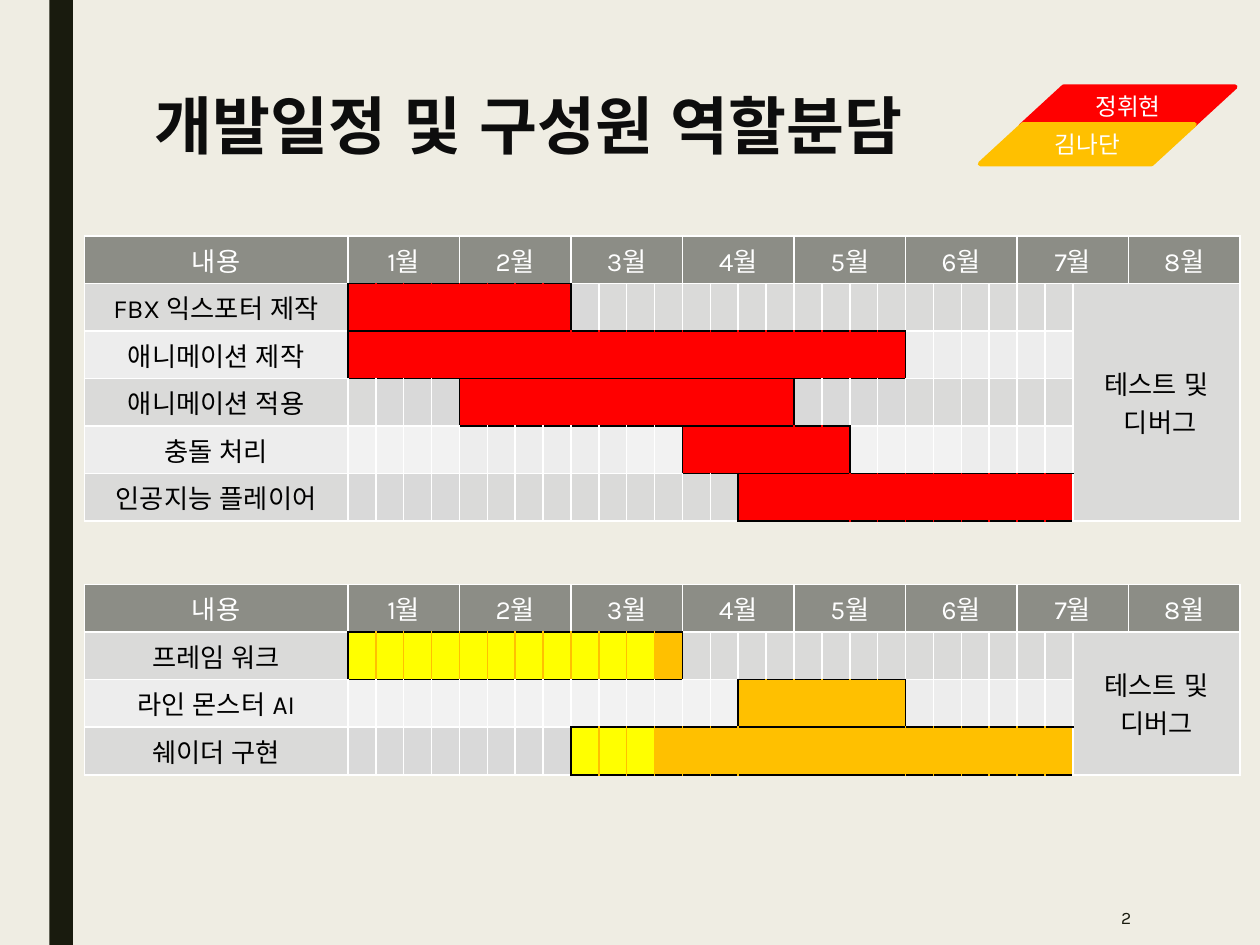
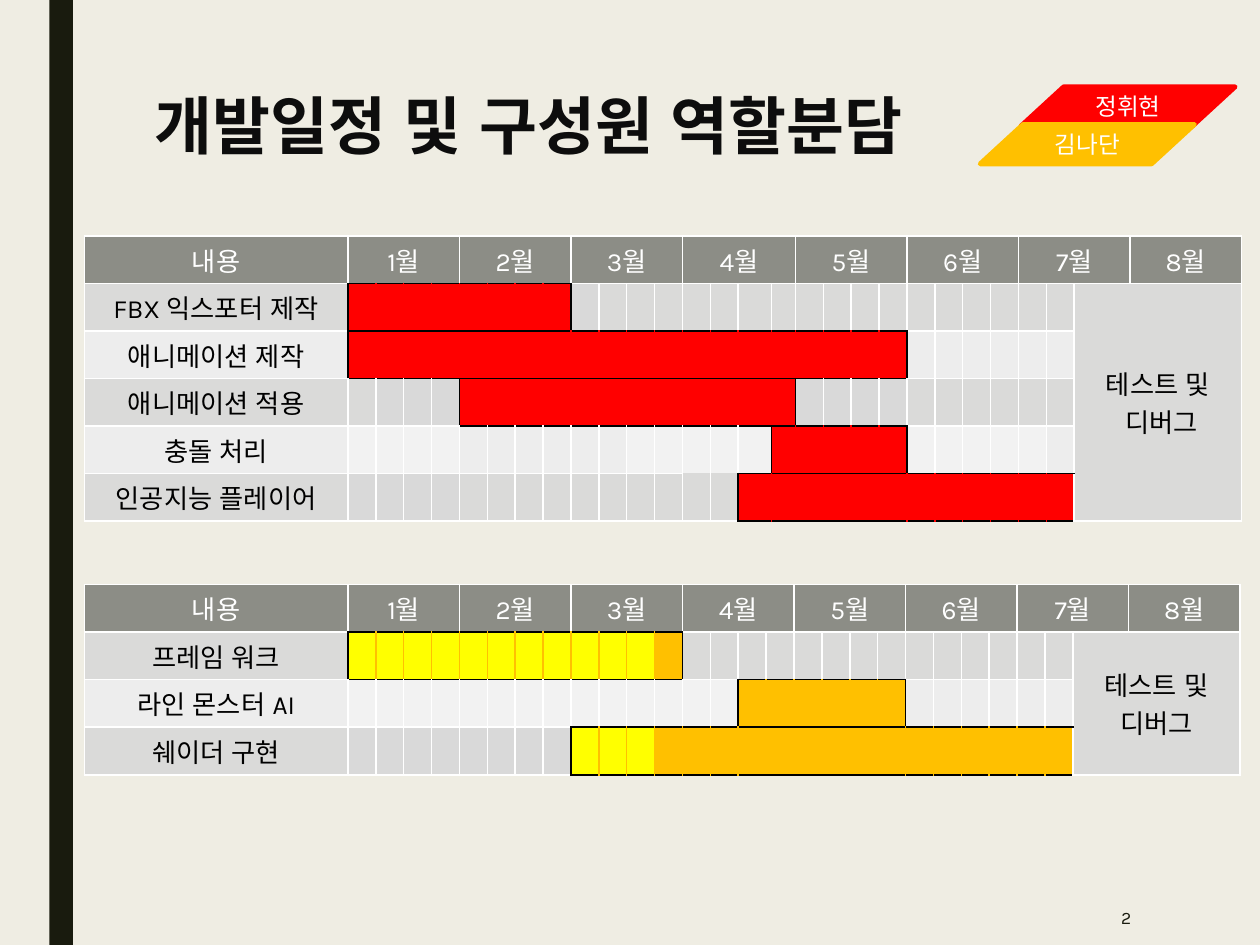
Before and after one commit to Kim2Kang/Documents, a slide deck: slide 2 of 제안서/발표용 제안서/작업 진행표_수정_김선필_김나단_이용선.pptx. Drawn at 1260x945 pixels with LibreOffice and Linux fonts; fonts in the diff are those of the drawing. Boxes give left, top, right and bottom in pixels: in the first picture for what was removed or moved away, otherwise in the second. Text is boxed around its words. In the diff, an @@ line names an element or a change of style, - is before the commit and + after.

Commit message:
일정

```diff
--- a/제안서/발표용 제안서/작업 진행표_수정_김선필_김나단_이용선.pptx
+++ b/제안서/발표용 제안서/작업 진행표_수정_김선필_김나단_이용선.pptx
@@ table at (x1=84, y1=236, x2=1237, y2=514) @@
@@ fill #FF0000 to #F2F2F2 in 3 cells @@
@@ fill #F2F2F2 to #FF0000 in 2 cells @@
@@ fill #EEEEED to #F2F2F2 in 3 cells @@
@@ borders changed @@
```
Also in this commit, not shown: 2 other files.
